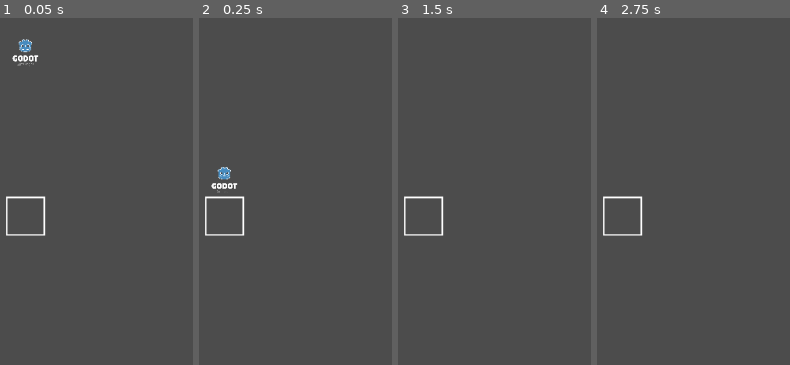
Above: before the commit, frames 1-4 (left to right).
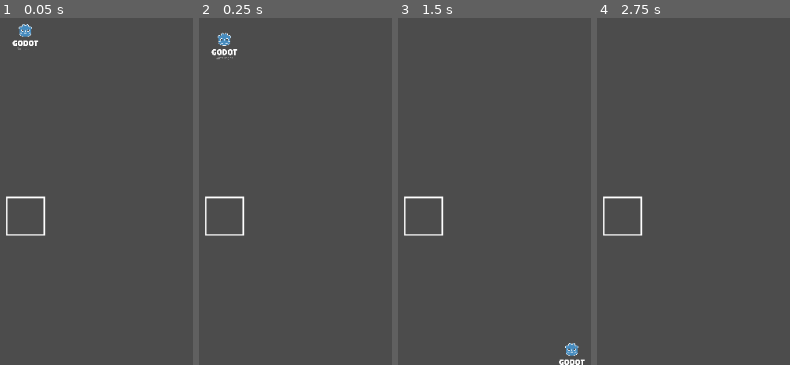
Above: after the commit, the same moments.

Repository: johnfn/RainbowRoad
Game: Godot game, scene res://MainScene.tscn
Two runs of this game, one before a commit and one after it. Both use one fixed random seed, a clock stepped at 60 frames per second and the inputs below.
Inputs:
- Up to frame 1 (0.05 s): no input
- Up to frame 2 (0.25 s): no input
- Up to frame 3 (1.5 s): hold Space 0.53-1.28 s; hold D from 0.53 s (still down); tap Space at 1.35 s
- Up to frame 4 (2.75 s): tap Space at 1.52, 1.82 s; tap Enter at 2 s; release D at 2.03 s; hold A from 2.03 s (still down); hold Space from 2.03 s (still down)

The runs differ from the first frame. In frame 1, 0.7% of the frame differs, in the area x 6-20%, y 1-14%; in frame 2, 0.8%, in the area x 6-20%, y 4-51%; in frame 3, 0.4%; in frame 4, nothing differs.

Commit message:
Add jumppy

Diff:
--- a/compiled/Player.gd
+++ b/compiled/Player.gd
@@ -4,8 +4,8 @@
 
 
 
-var speed: int = 200
-var vy: int = 0
+var speed: float = 200.0
+var vy: float = 0.0
 
 func _ready():
 
@@ -13,17 +13,15 @@
   print("Hello world")
 
 func _physics_process(_delta):
-  var dx: int = 0
-  var dy: int = 0
+  var dx: float = 0.0
+  var dy: float = 0.0
 
   if not self.is_on_floor():
-    self.vy += 1
+    self.vy += 0.03
 
 
   else:
     self.vy = 0
-
-  print(self.vy)
 
   if Input.is_key_pressed(KEY_A):
     dx -= 1
@@ -37,6 +35,9 @@
   if Input.is_key_pressed(KEY_S):
     dy += 1
 
+  if Input.is_key_pressed(KEY_SPACE) and self.is_on_floor():
+    self.vy = -1.3
+
   dy += self.vy
 
   var dPosition = Vector2(dx, dy) * self.speed
Not shown, changed: godot_defs/@asset_paths.d.ts
Not shown, changed: src/Player.ts
